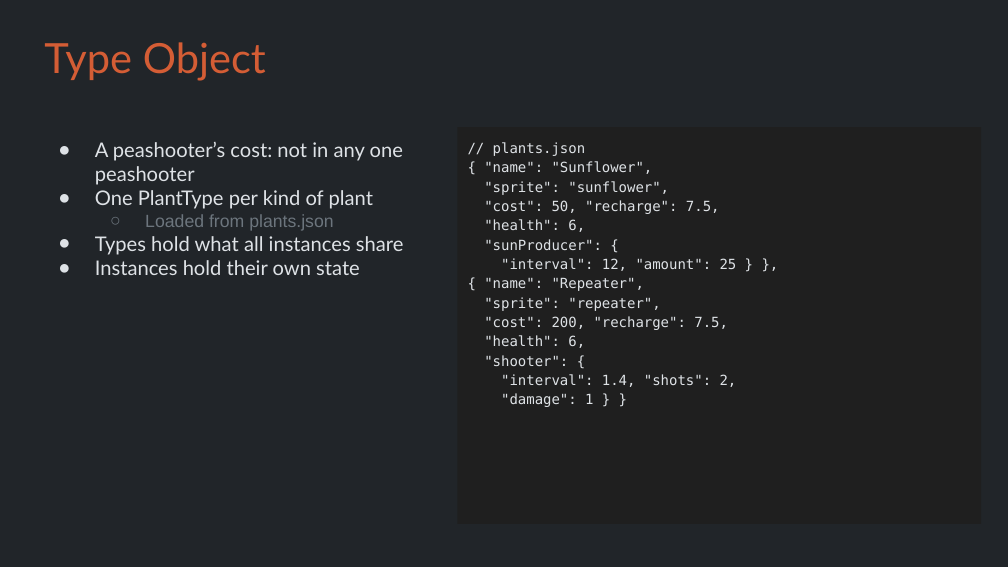
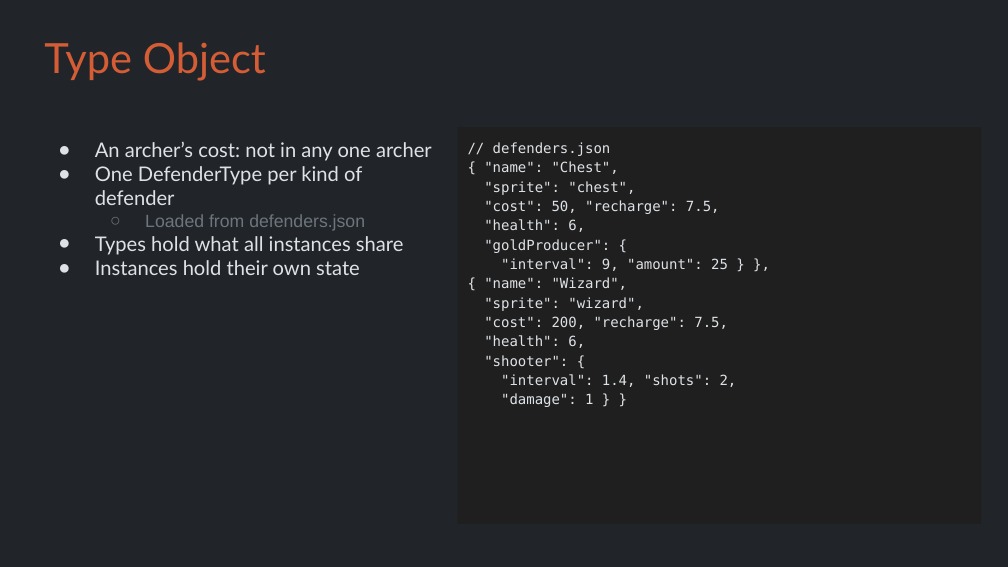
Before and after one commit to Metamate/gar, a slide deck: slide 22 of slides/09 Plants vs. Zombies.pptx. Drawn at 1008x567 pixels with LibreOffice and Linux fonts; fonts in the diff are those of the drawing. Boxes give left, top, right and bottom in pixels: in the first picture for what was removed or moved away, otherwise in the second. Text is boxed around its words. In the diff, an @@ line names an element or a change of style, - is before the commit and + after.

```diff
--- a/slides/09 Plants vs. Zombies.pptx
+++ b/slides/09 Plants vs. Zombies.pptx
@@ title at box(95, 142, 432, 231): text changed @@
-● A peashooter’s cost: not in any one peashooter
-● One PlantType per kind of plant
-  ○ Loaded from plants.json
+● An archer’s cost: not in any one archer
+● One DefenderType per kind of defender
+  ○ Loaded from defenders.json
@@ text at box(484, 142, 635, 195): text changed @@
-// plants.json
-{ "name": "Sunflower",
-"sprite": "sunflower",
+// defenders.json
+{ "name": "Chest",
+"sprite": "chest",
@@ text at box(484, 239, 728, 311): text changed @@
-"sunProducer": {
-"interval": 12, "amount": 25 } },
-{ "name": "Repeater",
-"sprite": "repeater",
+"goldProducer": {
+"interval": 9, "amount": 25 } },
+{ "name": "Wizard",
+"sprite": "wizard",
```
Also in this commit, not shown: 23 other slides changed, 8 other files.
